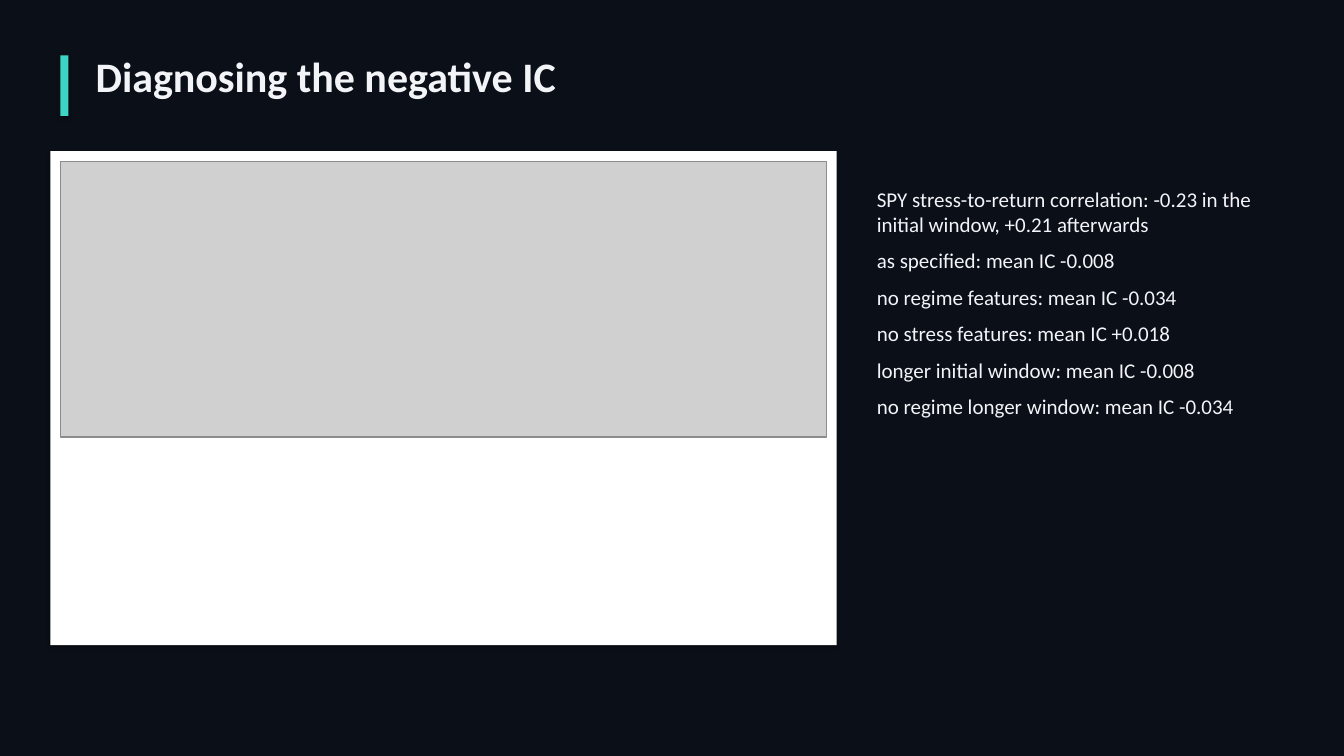
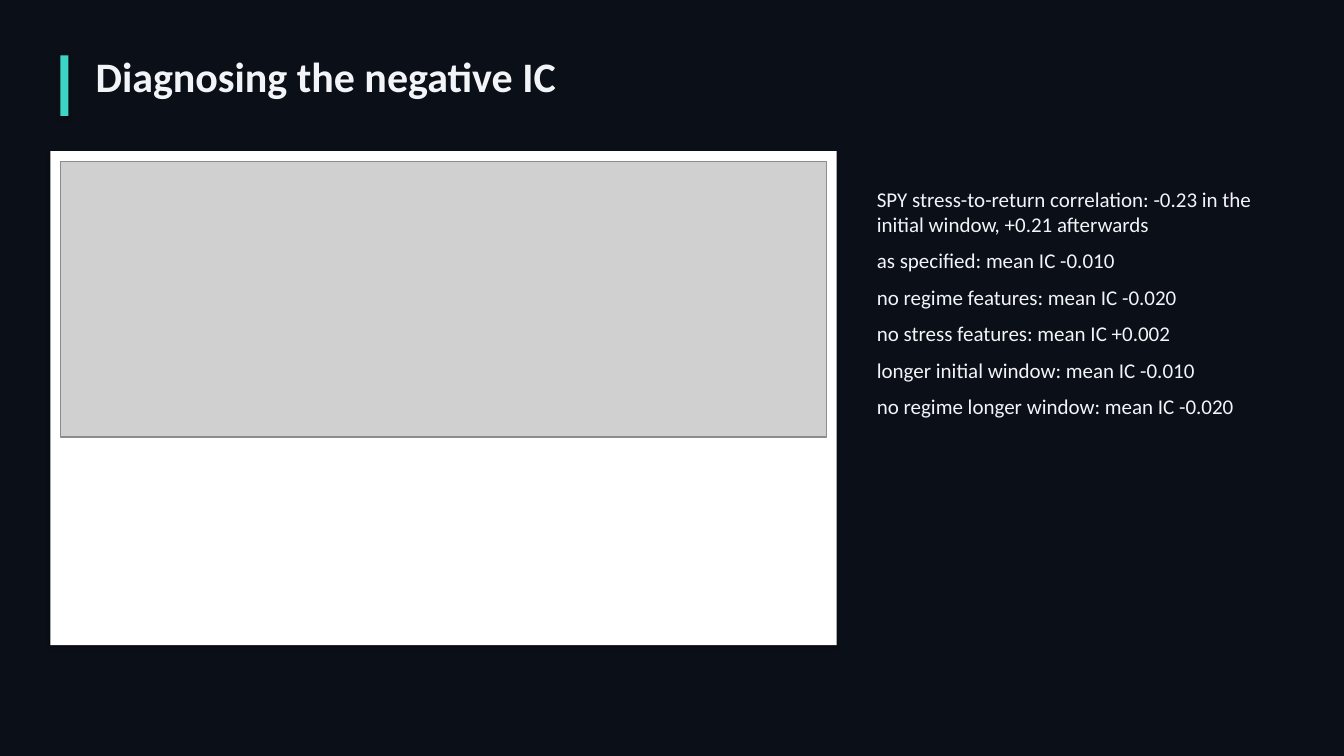
Before and after one commit to QuantSingularity/Kairos, a slide deck: slide 6 of reports/Kairos_Deck.pptx. Drawn at 1344x756 pixels with LibreOffice and Linux fonts; fonts in the diff are those of the drawing; grey boxes stand for pictures. Boxes give left, top, right and bottom in pixels: in the first picture for what was removed or moved away, otherwise in the second. Text is boxed around its words. In the diff, an @@ line names an element or a change of style, - is before the commit and + after.

```diff
--- a/reports/Kairos_Deck.pptx
+++ b/reports/Kairos_Deck.pptx
@@ text at (x1=877, y1=253, x2=1233, y2=418): text changed @@
-as specified: mean IC -0.008
-no regime features: mean IC -0.034
-no stress features: mean IC +0.018
-longer initial window: mean IC -0.008
-no regime longer window: mean IC -0.034
+as specified: mean IC -0.010
+no regime features: mean IC -0.020
+no stress features: mean IC +0.002
+longer initial window: mean IC -0.010
+no regime longer window: mean IC -0.020
```
Also in this commit, not shown: 8 other slides changed, 57 other files.
